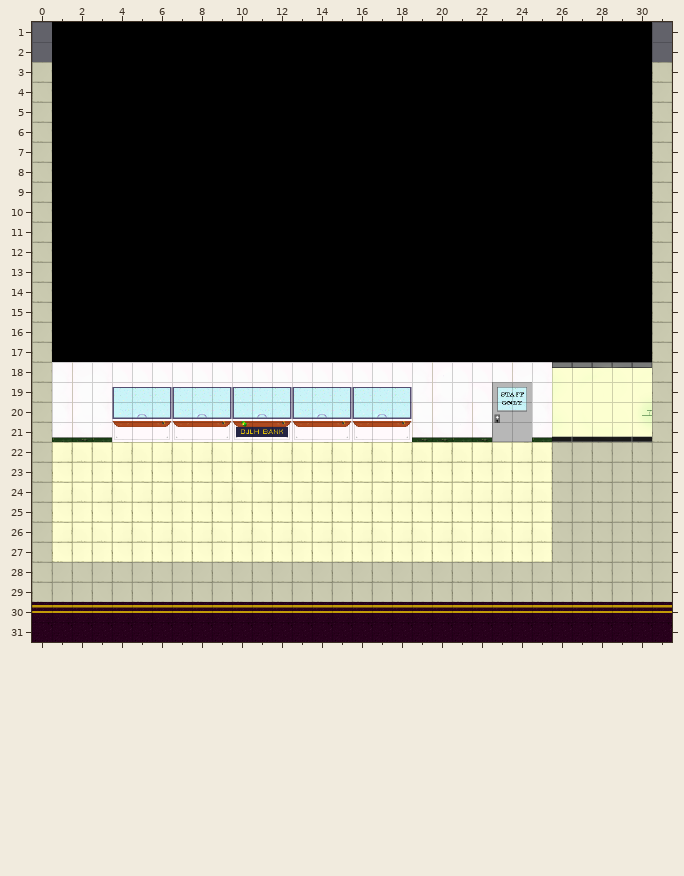
Tiled map: bin/bank.tmx. The first picture shows the starting point.
Cells are 32x32 px. Shown: x 0..31, y 1..31.
The result:
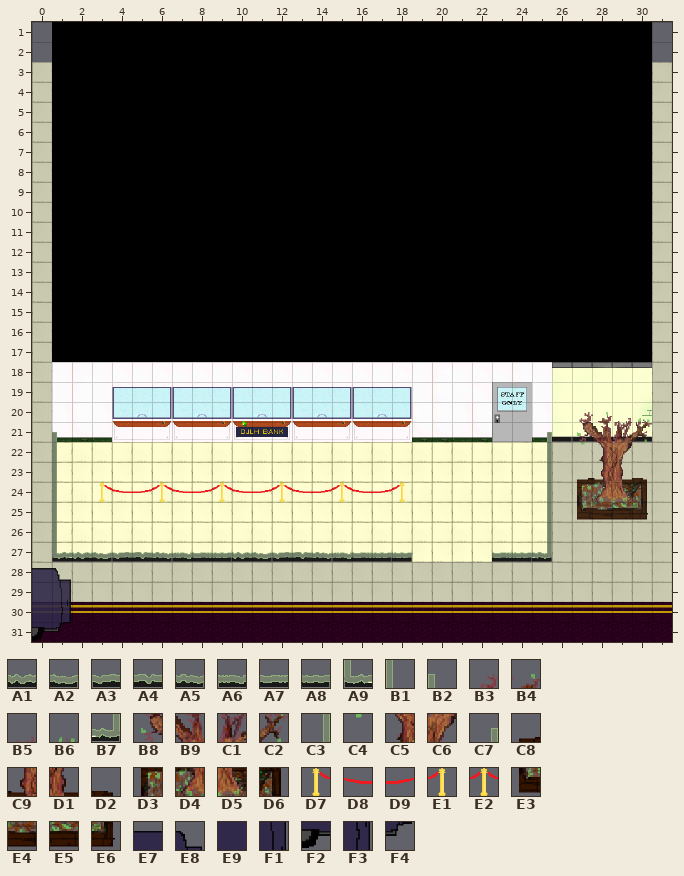
Key: from "tileset": A1 1, A2 2, A3 3, A4 4, A5 5, A6 6, A7 7, A8 8, A9 9, B1 10, B2 11, B3 73, B4 74, B5 75, B6 76, B7 79, B8 89, B9 90, C1 91, C2 92, C3 95, C4 105, C5 106, C6 107, C7 111, C8 121, C9 122, D1 123, D2 124, D3 137, D4 138, D5 139, D6 140, D7 146, D8 147, D9 148, E1 149, E2 150, E3 153, E4 154, E5 155, E6 156, E7 170, E8 171, E9 172, F1 187, F2 188, F3 189, F4 190.
__ is an empty cell, .. an unchanged one.
Tiles of an added or newly shown layer are drawn over the layers below it.
The edit:
--- layer "foyer" (now shown)
@@ x 1..25 @@
-21 __ .. .. .. .. .. .. .. .. .. .. .. .. .. .. .. .. .. .. .. .. .. .. .. __
-22 __ .. .. .. .. .. .. .. .. .. .. .. .. .. .. .. .. .. .. .. .. .. .. .. __
-23 __ .. .. .. .. .. .. .. .. .. .. .. .. .. .. .. .. .. .. .. .. .. .. .. __
-24 __ .. __ __ __ __ __ __ __ __ __ __ __ __ __ __ __ __ .. .. .. .. .. .. __
-25 __ .. .. .. .. .. .. .. .. .. .. .. .. .. .. .. .. .. .. .. .. .. .. .. __
-26 __ .. .. .. .. .. .. .. .. .. .. .. .. .. .. .. .. .. .. .. .. .. .. .. __
-27 __ __ __ __ __ __ __ __ __ __ __ __ __ __ __ __ __ __ .. .. .. .. __ __ __
+21 B2 .. .. .. .. .. .. .. .. .. .. .. .. .. .. .. .. .. .. .. .. .. .. .. C7
+22 B1 .. .. .. .. .. .. .. .. .. .. .. .. .. .. .. .. .. .. .. .. .. .. .. C3
+23 B1 .. .. .. .. .. .. .. .. .. .. .. .. .. .. .. .. .. .. .. .. .. .. .. C3
+24 B1 .. D7 D8 D9 E2 D8 D9 E2 D8 D9 E2 D8 D9 E2 D8 D9 E1 .. .. .. .. .. .. C3
+25 B1 .. .. .. .. .. .. .. .. .. .. .. .. .. .. .. .. .. .. .. .. .. .. .. C3
+26 B1 .. .. .. .. .. .. .. .. .. .. .. .. .. .. .. .. .. .. .. .. .. .. .. C3
+27 A9 A1 A2 A3 A4 A5 A6 A7 A8 A1 A2 A3 A4 A5 A6 A7 A8 A8 .. .. .. .. A7 A8 B7
--- layer "outside" (now shown)
@@ x 27..30 @@
-20 __ __ __ __
-21 __ __ __ __
-22 __ __ __ ..
-23 __ __ __ __
-24 __ __ __ __
-25 __ __ __ __
+20 B3 B4 B5 B6
+21 B8 B9 C1 C2
+22 C4 C5 C6 ..
+23 C8 C9 D1 D2
+24 D3 D4 D5 D6
+25 E3 E4 E5 E6
@@ x 0..1 @@
-28 __ __
-29 __ __
-30 __ __
-31 __ __
+28 E7 E8
+29 E9 F1
+30 E9 F3
+31 F2 F4
Pixel boxes of the changes (left, top, right, bottom) in both pictures:
added: (577, 412, 652, 520)
added: (32, 432, 412, 641)
added: (492, 432, 552, 562)
